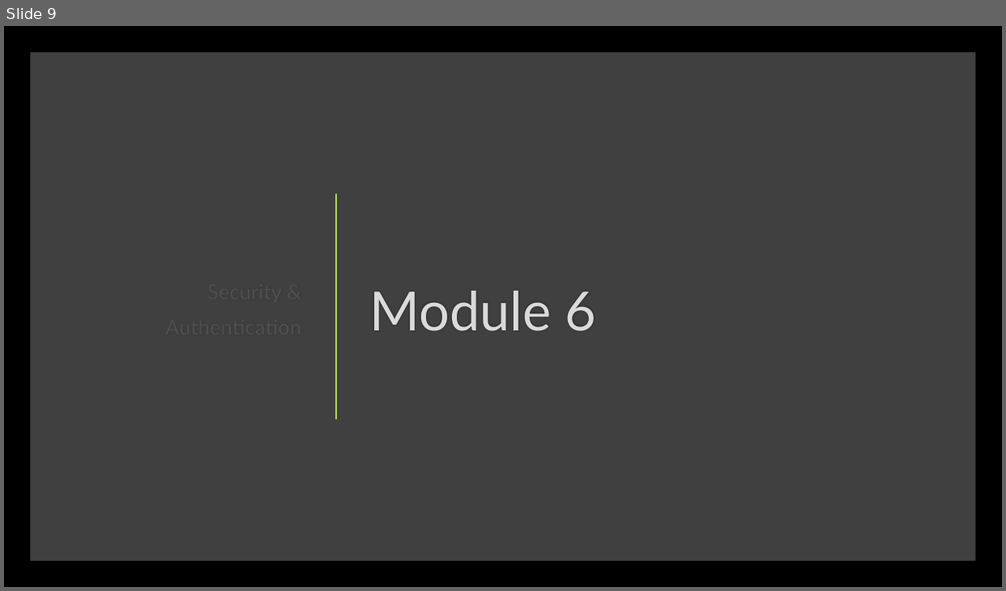
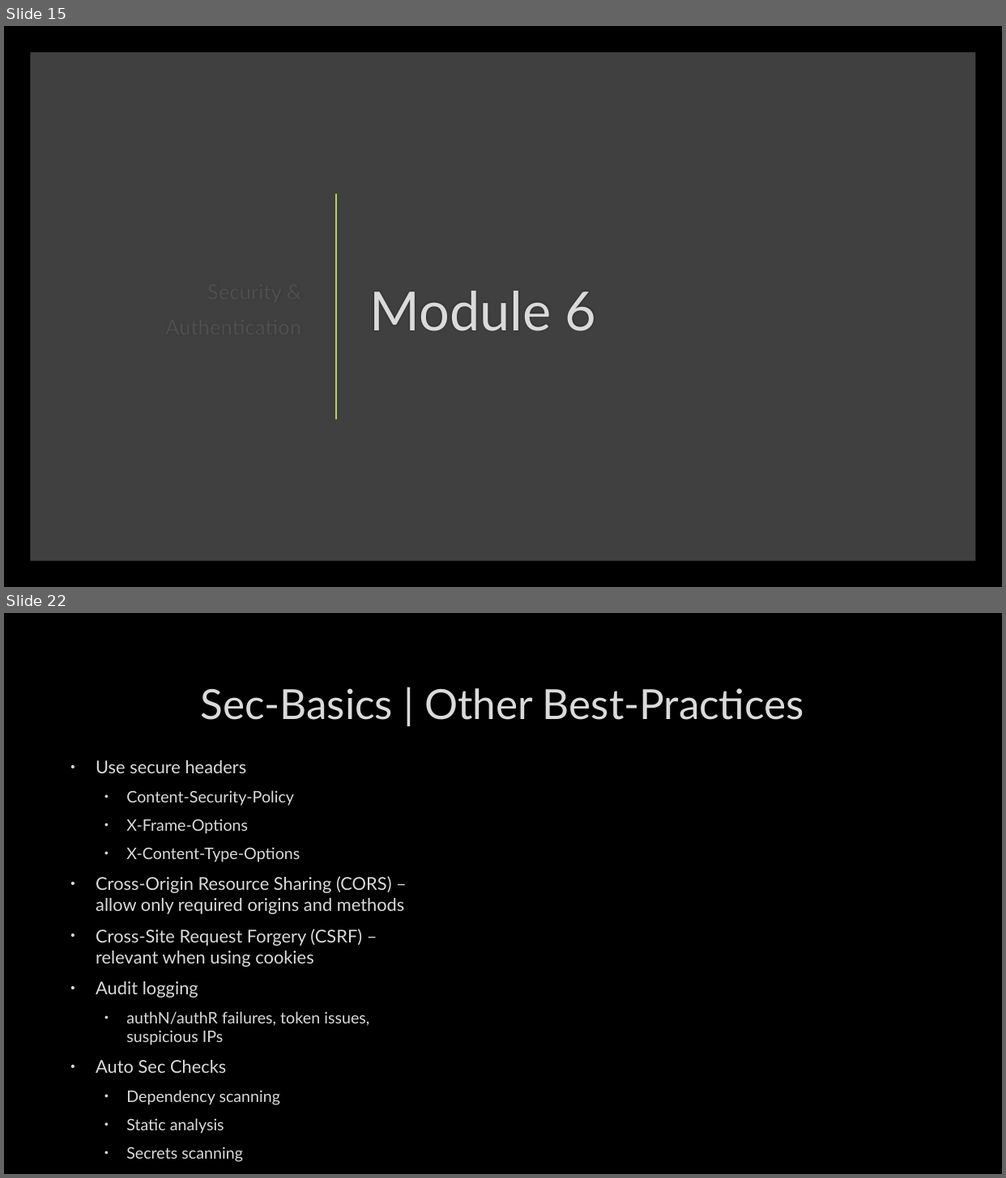
Before and after one commit to SheetMetalConnect/api-workshop, a slide deck: zzz-additional-documentation/Rest-Api-Design-Build-Run-Day-2.pptx. Shown one above the other, each under a label of ours: slide 9 before the commit, slides 15 and 22 after it; the slides between them are not shown. The pictures are 1006x591 and 1006x1178 pixels, drawn with LibreOffice and Linux fonts; fonts in the diff are those of the drawing; background and template pictures are left out. Boxes give left, top, right and bottom in pixels: in the first picture for what was removed or moved away, otherwise in the second. Text is boxed around its words. In the diff, an @@ line names an element or a change of style, - is before the commit and + after.

```diff
--- a/zzz-additional-documentation/Rest-Api-Design-Build-Run-Day-2.pptx
+++ b/zzz-additional-documentation/Rest-Api-Design-Build-Run-Day-2.pptx
@@ slide 22 added at [4,613,1002,1174], background picture (left out) @@
@@ title added at [201,688,804,720], 40 pt, text #DADADA @@
+Sec-Basics | Other Best-Practices
@@ text added at [96,760,405,1134], 17 pt, text #DADADA @@
+• Use secure headers
+  • Content-Security-Policy
+  • X-Frame-Options
+  • X-Content-Type-Options
+• Cross-Origin Resource Sharing (CORS) – allow only required origins and methods
+• Cross-Site Request Forgery (CSRF) – relevant when using cookies
+• Audit logging
+  • authN/authR failures, token issues, suspicious IPs
+• Auto Sec Checks
+  • Dependency scanning
+  • Static analysis
+  • Secrets scanning
@@ what was slide 9 is now slide 15 @@
```
Also in this commit, not shown: 15 other slides added, 1 other file.
